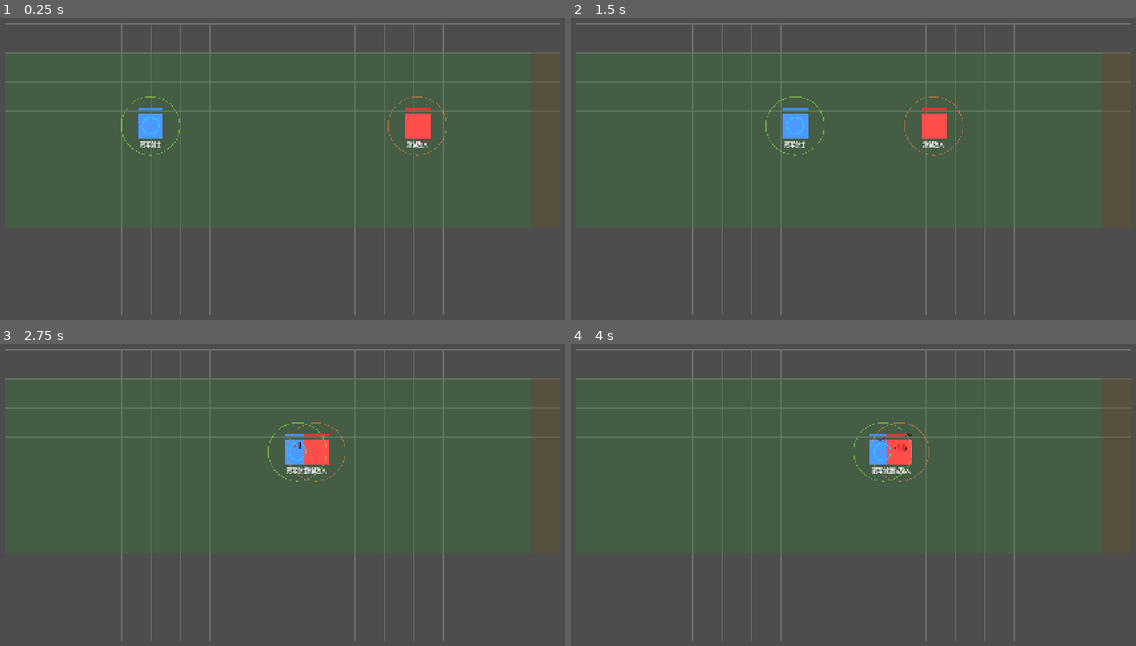
Above: before the commit, frames 1-4 (two rows, left to right).
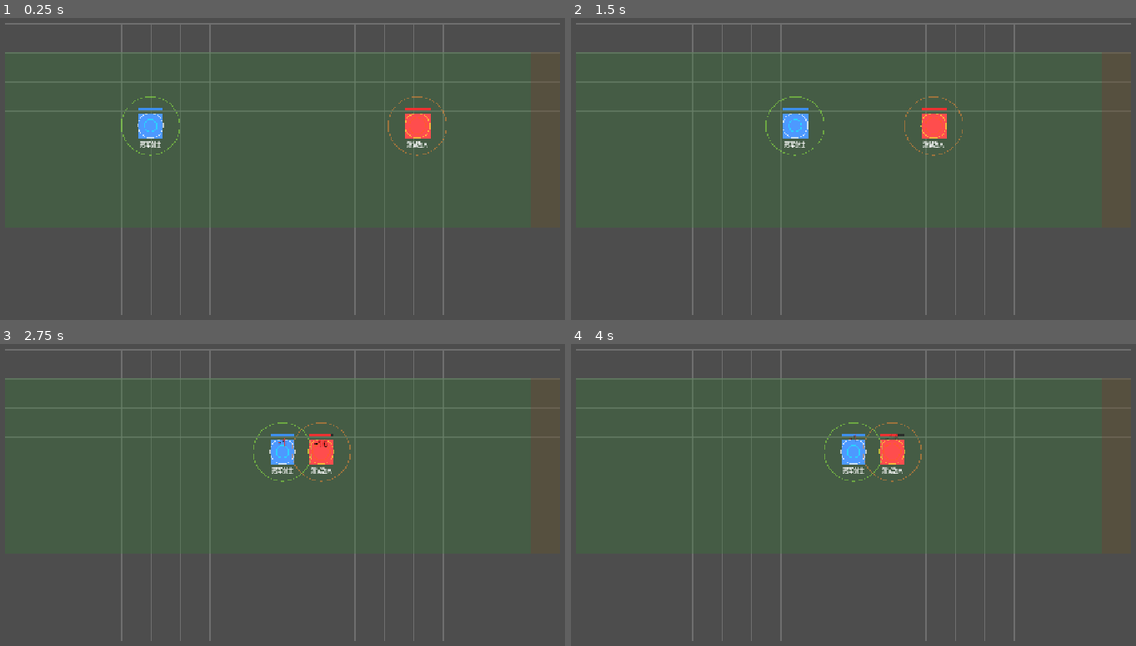
Above: after the commit, the same moments.

Repository: kuronaru/Paradiso
Game: Godot game, scene res://scenes/combat_test.tscn
Same seed, same stepped clock (60 frames per second), same inputs: the game is played once before the commit and once after it. This scene is started directly instead of the project's main scene.
Inputs (mouse positions are in pixels of both pictures, inside the frame that each line leads up to):
- Up to frame 1 (0.25 s): no input
- Up to frame 2 (1.5 s): tap Enter at 0.5 s; move the mouse to (1000, 175) at 0.52 s; hold W 0.53-1.25 s; tap F at 0.6 s; click (1000, 175) at 0.67 s; tap Space at 0.77 s; drag from (717, 214) to (780, 126) at 1.27 s
- Up to frame 3 (2.75 s): move the mouse to (350, 437) at 2.02 s; hold W from 2.03 s (still down); tap E at 2.1 s
- Up to frame 4 (4 s): release W at 2.75 s; drag from (819, 594) to (887, 452) at 2.77 s; move the mouse to (1051, 576) at 3.52 s; tap F at 3.6 s; tap Space at 3.77 s

The runs differ from the first frame. In frame 1, 0.1% of the frame differs, in the area x 24-77%, y 31-40%; in frame 2, 0.1%; in frame 3, 1.1%; in frame 4, 1.3%, in the area x 44-64%, y 25-46%.

Commit message:
fix attack range detect & collision radius

Diff:
--- a/game/scripts/classes/class_definitions.gd
+++ b/game/scripts/classes/class_definitions.gd
@@ -491,7 +491,7 @@
 	template.base_def = int(data.get("base_def", 5))
 	template.attack_speed = float(data.get("attack_speed", 1.0))
 	template.move_speed = float(data.get("move_speed", 2.0))
-	template.collision_radius = float(data.get("collision_radius", 16.0))
+	template.collision_radius = float(data.get("collision_radius", 12.0))
 	template.stance_defense_bonus = float(data.get("stance_defense_bonus", 1.5))
 	template.stance_range_bonus = float(data.get("stance_range_bonus", 1.5))
 	template.stance_can_move = bool(data.get("stance_can_move", false))
--- a/game/scripts/classes/class_template.gd
+++ b/game/scripts/classes/class_template.gd
@@ -64,7 +64,7 @@
 @export var base_def: int = 5
 @export var attack_speed: float = 1.0       ## 每秒攻击次数
 @export var move_speed: float = 2.0         ## 行进速度（格/秒）
-@export var collision_radius: float = 16.0  ## 地面圆形碰撞半径（像素）
+@export var collision_radius: float = 12.0  ## 地面圆形碰撞半径（像素）
 
 ## --- 状态修正 ---
 ## 驻扎状态下的属性修正
--- a/game/scripts/grid/grid_system.gd
+++ b/game/scripts/grid/grid_system.gd
@@ -47,6 +47,7 @@
 @export var grid_color: Color = Color(0.5, 0.5, 0.5, 0.65)
 @export var deploy_zone_color: Color = Color(0.2, 0.5, 0.2, 0.3)
 @export var spawn_zone_color: Color = Color(0.5, 0.2, 0.2, 0.3)
+@export var debug_unit_body_radii: bool = true
 @export var debug_attack_ranges: bool = true
 @export var debug_collision_prediction: bool = true
 @export var debug_collision_prediction_logs: bool = true
@@ -912,8 +913,13 @@
 	"""寻找一个可停留且能攻击目标的英雄站位路径"""
 	if not target:
 		return []
-	var target_grid: Vector2i = _get_unit_query_grid_position(target)
-	if get_distance(from, target_grid) <= attack_range:
+
+	var attacker_ground_offset := Vector2.ZERO
+	if unit is UnitBase:
+		attacker_ground_offset = (unit as UnitBase).ground_anchor_offset
+
+	var from_ground := grid_to_world(from) + attacker_ground_offset
+	if target.get_body_outline_distance_from_ground(from_ground) / maxf(cell_size, 1.0) <= attack_range:
 		return []
 
 	var best_path: Array = []
@@ -921,14 +927,16 @@
 	for x in range(grid_width):
 		for y in range(deploy_rows.x, deploy_rows.y + 1):
 			var candidate := Vector2i(x, y)
-			if get_distance(candidate, target_grid) > attack_range:
+			var candidate_ground := grid_to_world(candidate) + attacker_ground_offset
+			var candidate_distance := target.get_body_outline_distance_from_ground(candidate_ground) / maxf(cell_size, 1.0)
+			if candidate_distance > attack_range:
 				continue
 			if not _is_cell_available_for_unit(candidate, unit):
 				continue
 			var candidate_path: Array = find_path(from, candidate, unit)
 			if candidate_path.is_empty():
 				continue
-			var score: float = float(candidate_path.size()) + float(get_distance(candidate, target_grid)) * 0.01
+			var score: float = float(candidate_path.size()) + candidate_distance * 0.01
 			if score < best_score:
 				best_score = score
 				best_path = candidate_path
--- a/game/scripts/units/unit_ai.gd
+++ b/game/scripts/units/unit_ai.gd
@@ -247,7 +247,7 @@
 	if not grid:
 		return INF
 	if owner_unit is UnitBase and target is UnitBase:
-		return owner_unit.get_ground_position().distance_to((target as UnitBase).get_ground_position()) / maxf(grid.cell_size, 1.0)
+		return (target as UnitBase).get_body_outline_distance_from_ground(owner_unit.get_ground_position()) / maxf(grid.cell_size, 1.0)
 	return grid.get_distance(owner_unit.grid_position, target.grid_position)
 
 
@@ -257,10 +257,8 @@
 		return false
 	if owner_unit is UnitBase and target is UnitBase:
 		var target_unit := target as UnitBase
-		if owner_unit.is_touching_unit(target_unit):
-			return true
 		if _requires_contact_attack():
-			return false
+			return owner_unit.is_touching_unit(target_unit)
 	return _distance_to(target) <= owner_unit.attack_range
 
 
@@ -283,11 +281,7 @@
 func _would_attack_from_ground_position(target_unit: UnitBase, entry_ground_position: Vector2) -> bool:
 	if not target_unit or not is_instance_valid(target_unit):
 		return false
-	var distance := entry_ground_position.distance_to(target_unit.get_ground_position())
-	var touching_distance := owner_unit.get_collision_radius() + target_unit.get_collision_radius()
-	if distance <= touching_distance:
-		return true
-	return distance / _cell_size() <= owner_unit.attack_range
+	return target_unit.get_body_outline_distance_from_ground(entry_ground_position) / _cell_size() <= owner_unit.attack_range
 
 
 ## 判断单位是否需要接触目标才能攻击。
@@ -389,7 +383,7 @@
 		return
 	var speed_px := owner_unit.move_speed * _cell_size()
 	var distance := dir.length()
-	var attack_distance := owner_unit.attack_range * _cell_size()
+	var attack_distance := target_unit.get_body_radius() + owner_unit.attack_range * _cell_size()
 	var travel := minf(speed_px * delta, maxf(0.0, distance - attack_distance))
 	if travel > 0.0:
 		owner_unit.global_position += dir.normalized() * travel
--- a/game/scripts/units/unit_base.gd
+++ b/game/scripts/units/unit_base.gd
@@ -77,6 +77,7 @@
 @export var unit_radius: float = 24.0
 @export var collision_radius: float = 0.0
 @export var ground_anchor_offset: Vector2 = Vector2.ZERO
+@export var show_body_debug_ring: bool = true
 @export var show_collision_debug_ring: bool = true
 @export var show_attack_range_debug_ring: bool = true
 @export var floating_number_rise: float = 28.0
@@ -86,6 +87,8 @@
 var hp_bar_fill: ColorRect = null
 var ground_collision_area: Area2D = null
 var ground_collision_shape: CollisionShape2D = null
+var body_debug_ring: Line2D = null
+var body_debug_ring_radius: float = -1.0
 var collision_debug_ring: Line2D = null
 var attack_range_debug_ring: Line2D = null
 var attack_range_debug_ring_radius: float = -1.0
@@ -95,6 +98,7 @@
 func _ready() -> void:
 	_setup_ground_collision()
 	_setup_visual()
+	_setup_body_debug_ring()
 	_setup_collision_debug_ring()
 	_setup_attack_range_debug_ring()
 	_setup_ai()
@@ -114,6 +118,7 @@
 	# 执行AI（仅在启用时）
 	if ai_enabled and ai_controller:
 		ai_controller.execute(delta)
+	_update_body_debug_ring()
 	_update_attack_range_debug_ring()
 
 
@@ -287,6 +292,7 @@
 	if circle:
 		circle.radius = get_collision_radius()
 	_configure_collision_layers()
+	_update_body_debug_ring(true)
 	_update_collision_debug_ring()
 	_update_attack_range_debug_ring(true)
 
@@ -338,6 +344,55 @@
 	return Color(1.0, 0.35, 0.18, 0.85)
 
 
+## 初始化角色本体半径调试圆环。
+func _setup_body_debug_ring() -> void:
+	body_debug_ring = Line2D.new()
+	body_debug_ring.name = "BodyDebugRing"
+	body_debug_ring.width = 1.5
+	body_debug_ring.closed = true
+	body_debug_ring.antialiased = true
+	body_debug_ring.z_index = 48
+	add_child(body_debug_ring)
+	_update_body_debug_ring(true)
+
+
+## 更新角色本体半径调试圆环。
+func _update_body_debug_ring(force_rebuild: bool = false) -> void:
+	if not body_debug_ring:
+		return
+	var visible := _should_show_body_debug_ring()
+	body_debug_ring.visible = visible
+	if not visible:
+		return
+
+	body_debug_ring.position = ground_anchor_offset
+	body_debug_ring.default_color = _get_body_debug_ring_color()
+	var radius := get_body_radius()
+	if not force_rebuild and is_equal_approx(radius, body_debug_ring_radius):
+		return
+
+	body_debug_ring_radius = radius
+	var points := PackedVector2Array()
+	var segments := 64
+	for i in range(segments):
+		var angle := TAU * float(i) / float(segments)
+		points.append(Vector2(cos(angle), sin(angle)) * radius)
+	body_debug_ring.points = points
+
+
+## 判断是否显示角色本体半径调试圆环。
+func _should_show_body_debug_ring() -> bool:
+	var grid: GridSystem = BattleManager.grid
+	return show_body_debug_ring and grid != null and grid.debug_unit_body_radii
+
+
+## 获取角色本体半径调试圆环颜色。
+func _get_body_debug_ring_color() -> Color:
+	if team == "player":
+		return Color(1.0, 1.0, 1.0, 0.65)
+	return Color(1.0, 0.9, 0.2, 0.65)
+
+
 ## 初始化攻击范围调试圆环。
 func _setup_attack_range_debug_ring() -> void:
 	attack_range_debug_ring = Line2D.new()
@@ -411,6 +466,16 @@
 	if collision_radius > 0.0:
 		return collision_radius
 	return unit_radius * 2.0 / 3.0
+
+
+## 获取角色本体外轮廓半径。
+func get_body_radius() -> float:
+	return unit_radius
+
+
+## 获取指定地面坐标到角色本体外轮廓的距离。
+func get_body_outline_distance_from_ground(from_ground_position: Vector2) -> float:
+	return maxf(0.0, from_ground_position.distance_to(get_ground_position()) - get_body_radius())
 
 
 ## 获取攻击范围世界坐标radius。
